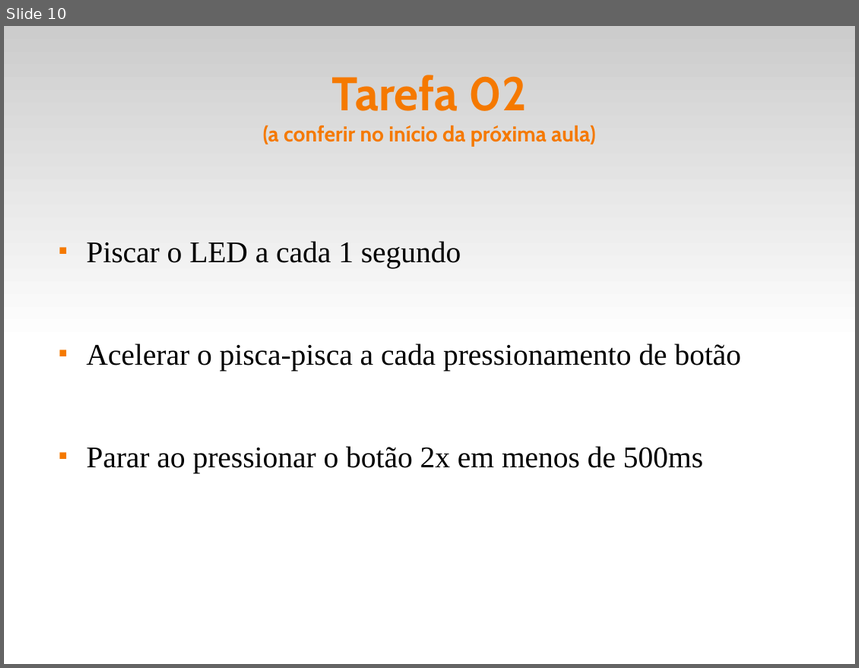
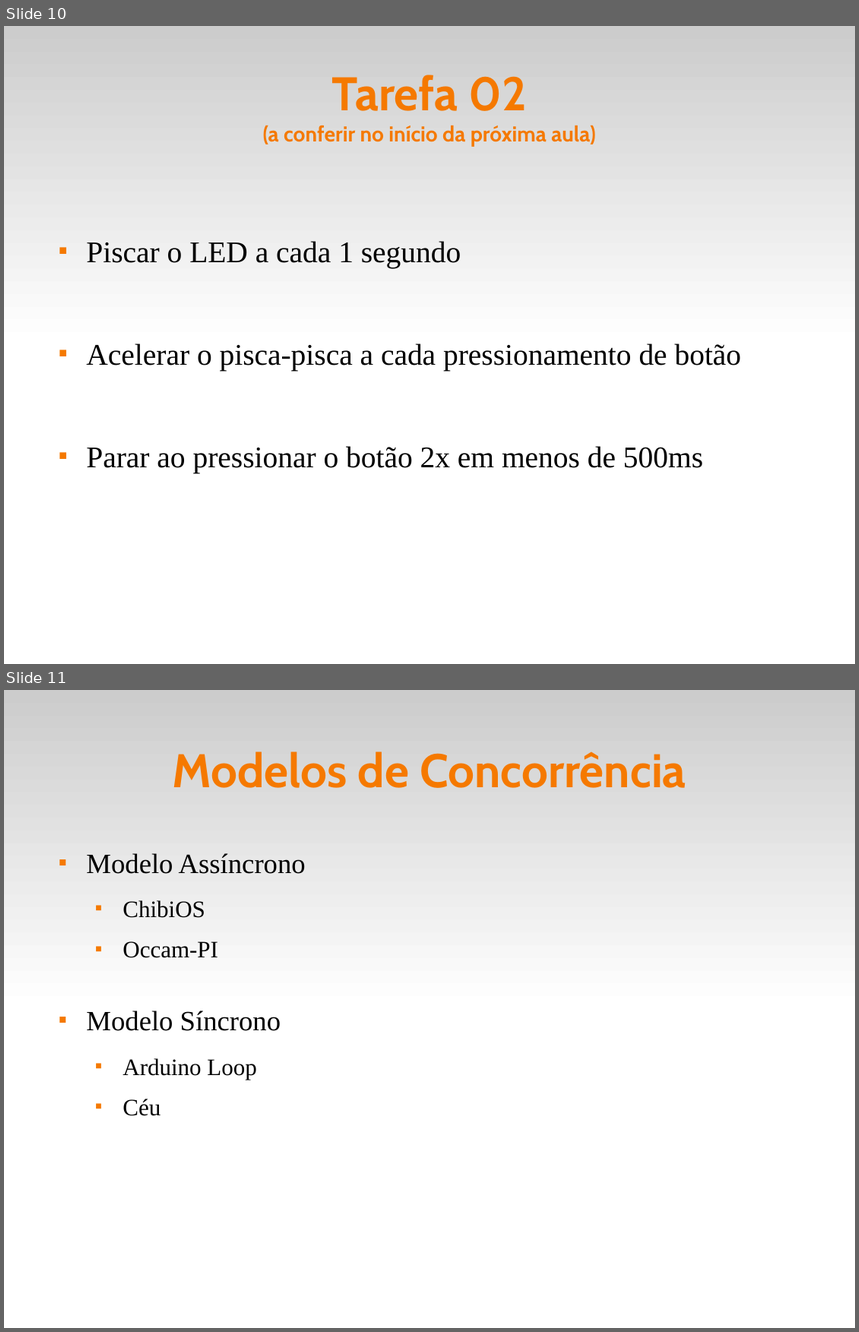
Before and after one commit to fsantanna-uerj/reativos, a slide deck: slides/02_arduino.odp. Shown one above the other, each under a label of ours: slide 10 before the commit, slides 10 and 11 after it. The pictures are 859x668 and 859x1332 pixels, drawn with LibreOffice and Linux fonts; fonts in the diff are those of the drawing. Boxes give left, top, right and bottom in pixels: in the first picture for what was removed or moved away, otherwise in the second. Text is boxed around its words. In the diff, an @@ line names an element or a change of style, - is before the commit and + after.

```diff
--- a/slides/02_arduino.odp
+++ b/slides/02_arduino.odp
@@ slide 11 added at box(4, 690, 855, 1328), background #FFFFFF; not listed: 1 template element that a slide beside it also shows @@
@@ title added at box(172, 752, 686, 788), 44 pt, text #F57900, bold @@
+Modelos de Concorrência
@@ text added at box(86, 853, 306, 1116), 26 pt, text #000000 @@
+■ Modelo Assíncrono
+  ■ ChibiOS
+  ■ Occam-PI
+■ Modelo Síncrono
+  ■ Arduino Loop
+  ■ Céu
```
Also in this commit, not shown: 1 slide changed, 2 other slides added, 2 other files.
